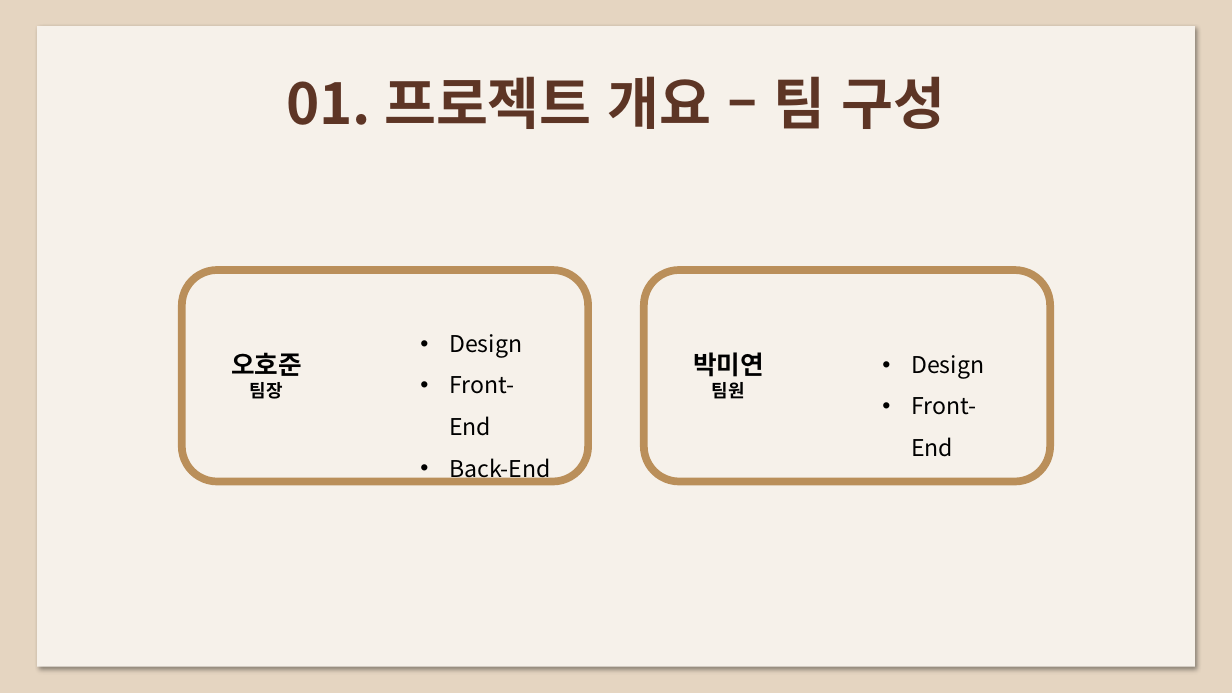
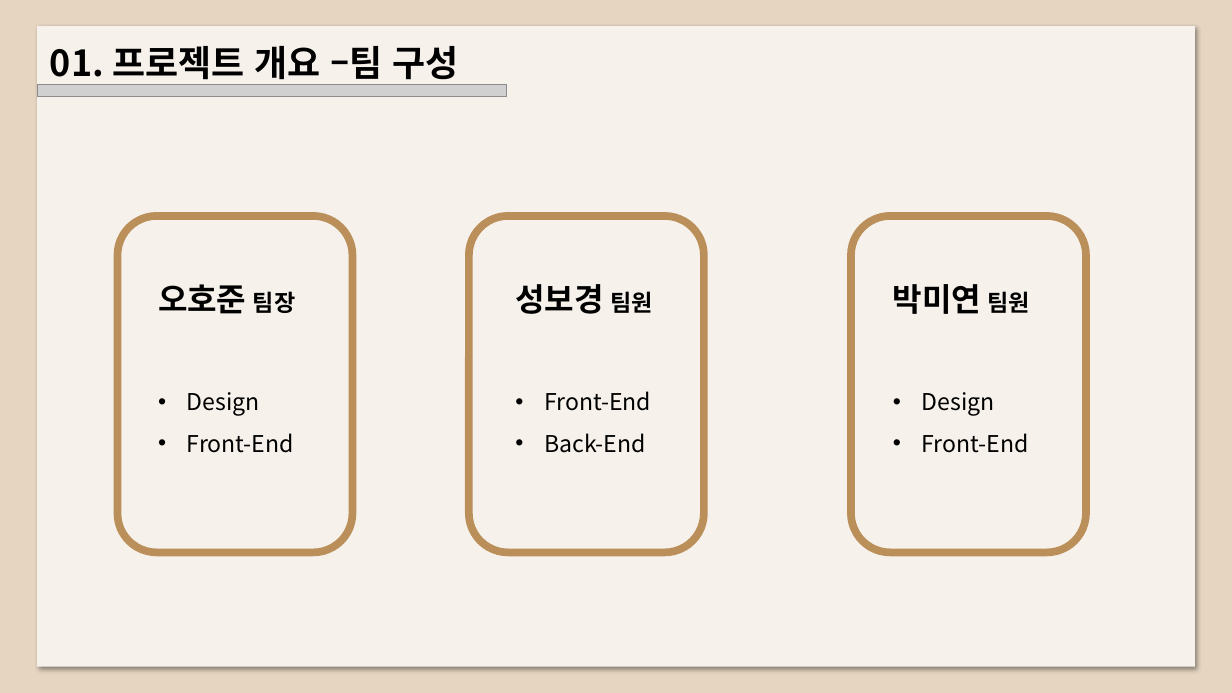
Before and after one commit to jflower52/portfolio, a slide deck: slide 3 of report/todayhanbbang.pptx. Drawn at 1232x693 pixels with LibreOffice and Linux fonts; fonts in the diff are those of the drawing; grey boxes stand for pictures. Boxes give left, top, right and bottom in pixels: in the first picture for what was removed or moved away, otherwise in the second. Text is boxed around its words. In the diff, an @@ line names an element or a change of style, - is before the commit and + after.

```diff
--- a/report/todayhanbbang.pptx
+++ b/report/todayhanbbang.pptx
@@ text at box(50, 46, 459, 85): text changed; size 44 to 28 pt; text colour #5D3525 to #000000 @@
-01. 프로젝트 개요 – 팀 구성
+01. 프로젝트 개요 –팀 구성
@@ picture added at box(37, 84, 506, 95) @@
@@ rounded rectangle: place and size @@
-rounded rectangle at box(182, 270, 589, 482)
+rounded rectangle at box(117, 216, 352, 553)
@@ rounded rectangle added at box(469, 216, 703, 553), outline #BA8F5A 6 pt @@
@@ rounded rectangle: place and size @@
-rounded rectangle at box(644, 270, 1051, 482)
+rounded rectangle at box(851, 216, 1086, 553)
@@ text "오호준 팀장": place and size @@
-text "오호준 팀장" at box(449, 334, 551, 482)
+text "오호준 팀장" at box(158, 284, 296, 453)
@@ text at box(158, 284, 296, 314): paragraph added @@
+오호준 팀장
@@ text added at box(515, 284, 653, 453), 18 pt, text #000000 @@
+성보경 팀원
+• Front-End
+• Back-End
@@ text at box(893, 284, 1031, 453): text changed; size 20 to 18 pt; bold off @@
-박미연
-팀원
+박미연 팀원
+• Design
+• Front-End
@@ text removed at box(231, 352, 302, 399) @@
-오호준
-팀장
@@ text removed at box(911, 355, 984, 457) @@
-• Design
-• Front-End
@@ text at box(449, 458, 551, 482): paragraph removed @@
-• Back-End
```
Also in this commit, not shown: 21 other slides changed, 9 slides added, 10 slides removed, 1 other file.
